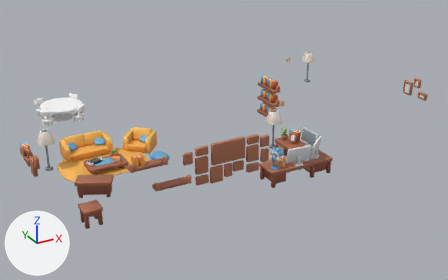
The FBX model 3dgp/models/kayKitAssets.fbx, before and after one commit.
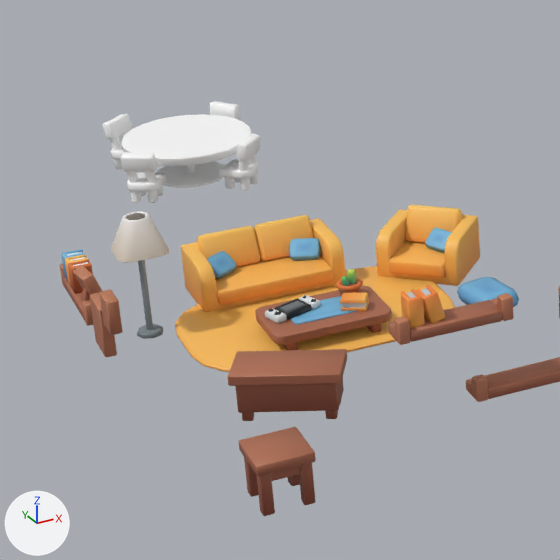
The first picture shows the older version from a 50 mm lens placed at (-10.1, -47.9, 16.7), pointed at (8.6, -14.0, -0.2). The close-ups show the older and then the newer version on the part from 0% to 41% of the width and 21% to 87% of the height of that picture. Only the edits that show in the close-ups are written down. Arrows for +X, +Y and +Z are at lower left; the lights stay in place. Where no turn or scale is listed for an object, it has been applied to the vertices. Vertices at exactly the same position are counted once.

Names of what the first close-up shows: 'armchair_pillows', 'cabinet_medium', 'chair_A', 'chair_A1', 'chair_A2', 'chair_A3', 'couch_pillows', 'lamp_standing', 'pictureframe_medium', 'pictureframe_small_A', 'pillow_B', 'rug_oval_A', 'shelf_B_large', 'shelf_B_large1', 'shelf_B_large_decorated', 'table_low_decorated', 'table_round_A', 'table_small' and 2 more.
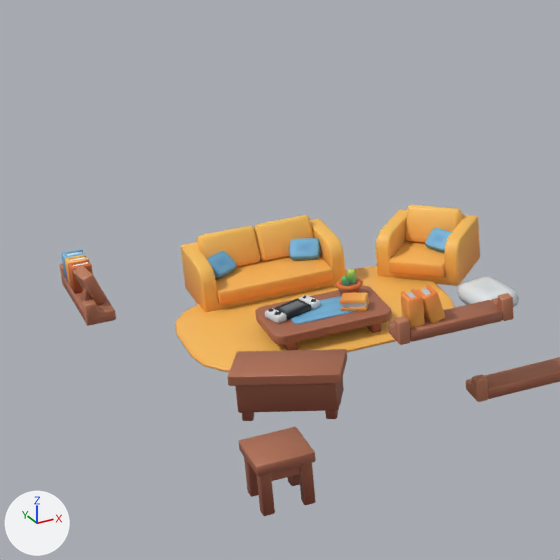
Patch to the scene script:
```diff
--- a/3dgp/models/kayKitAssets.fbx.py
+++ b/3dgp/models/kayKitAssets.fbx.py
@@ me_mesh_010 @@
 me_mesh_010.from_pydata(...)  # 45 vertices, 45 faces; spans x -0.533..0.533, y -0.647..0.647, z -0.189..0.189
 # used by ob_pillow_b; location = (3.46, -14.83, 0.0)
+# me_mesh_010 part 1: texture (UV) coordinates of 45 of 45 faces, centred in x -0.487..0.487, y -0.6..0.6, z -0.189..0.175, changed; they spanned u 0.29..0.34, v 0.59..0.67 and now span u 0.54..0.59, v 0.59..0.67
 me_mesh_010.materials.append(mat_furniture_texture11)
@@ ob_chair_a @@
-ob_chair_a = bpy.data.objects.new('chair_A', me_mesh_004)
-ob_chair_a.location = (-1.17, -3.95, 0.0)
@@ ob_pictureframe_small_a @@
-ob_pictureframe_small_a = bpy.data.objects.new('pictureframe_small_A', me_mesh_015)
-ob_pictureframe_small_a.location = (-4.9, -18.8, 3.21)
@@ ob_chair_a3 @@
-ob_chair_a3 = bpy.data.objects.new('chair_A3', me_mesh_003)
-ob_chair_a3.location = (1.02, -4.1, 0.0)
@@ ob_lamp_standing @@
-ob_lamp_standing = bpy.data.objects.new('lamp_standing', me_mesh_011)
-ob_lamp_standing.location = (-3.09, -13.22, 0.0)
@@ ob_chair_a2 @@
-ob_chair_a2 = bpy.data.objects.new('chair_A2', me_mesh_002)
-ob_chair_a2.location = (0.82, -6.41, 0.0)
@@ ob_pictureframe_medium @@
-ob_pictureframe_medium = bpy.data.objects.new('pictureframe_medium', me_mesh_014)
-ob_pictureframe_medium.location = (-4.91, -18.01, 2.64)
@@ ob_table_round_a @@
-ob_table_round_a = bpy.data.objects.new('table_round_A', me_mesh_001)
-ob_table_round_a.location = (-0.05, -5.17, 0.0)
@@ ob_chair_a1 @@
-ob_chair_a1 = bpy.data.objects.new('chair_A1', me_mesh_005)
-ob_chair_a1.location = (-1.34, -6.13, 0.0)
```

Boxes [x1, y1, x2, y2] around the edits, measured in the close-ups (560 x 560 px):
'table_round_A', deleted: before [121, 114, 252, 188]
'lamp_standing', deleted: before [110, 211, 170, 339]
'chair_A1', deleted: before [121, 152, 166, 203]
'chair_A2', deleted: before [219, 133, 261, 191]
'pictureframe_medium', deleted (brown): before [89, 292, 117, 357]
'chair_A', deleted: before [102, 114, 132, 170]
'pictureframe_small_A', deleted (brown): before [100, 289, 123, 335]
'chair_A3', deleted: before [210, 101, 240, 120]
part 1 of me_mesh_010, surface changed (blue to white): [457, 277, 519, 307] in both
